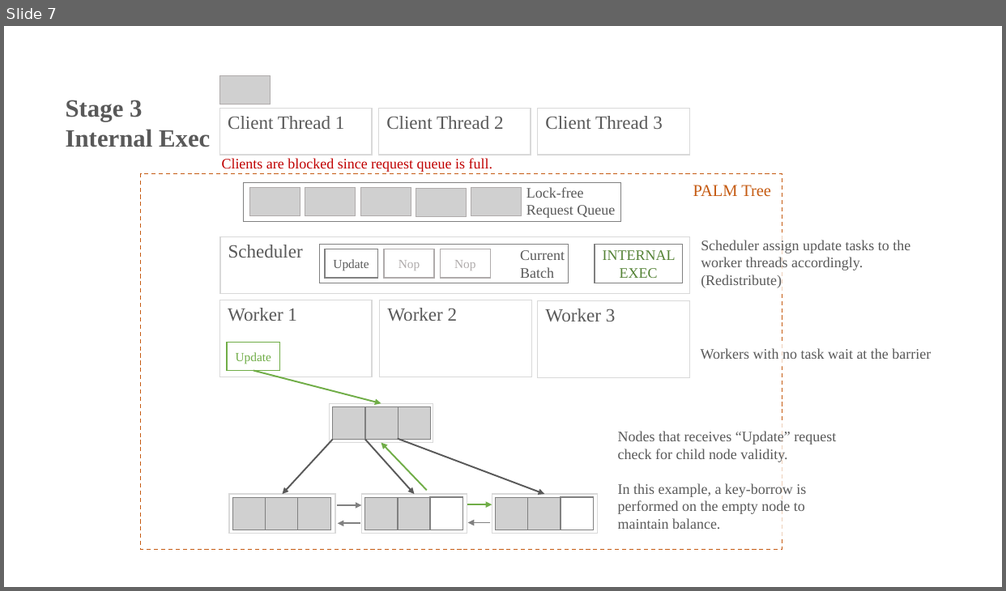
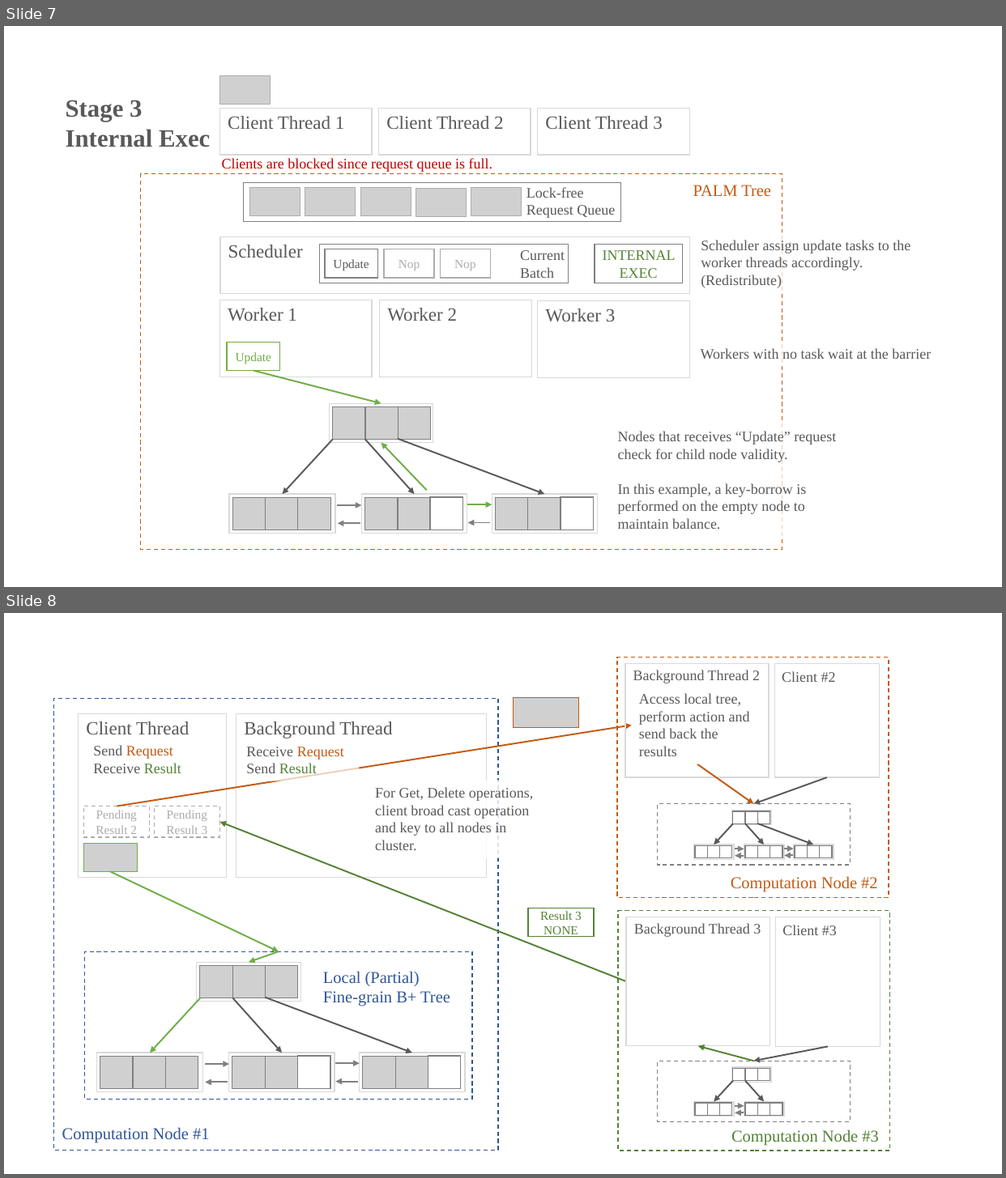
Before and after one commit to MarkChenYutian/B-plus-Forest, a slide deck: report/Presentation1.pptx. Shown one above the other, each under a label of ours: slide 7 before the commit, slides 7 and 8 after it. The pictures are 1006x591 and 1006x1178 pixels, drawn with LibreOffice and Linux fonts; fonts in the diff are those of the drawing; grey boxes stand for pictures. Boxes give left, top, right and bottom in pixels: in the first picture for what was removed or moved away, otherwise in the second. Text is boxed around its words. In the diff, an @@ line names an element or a change of style, - is before the commit and + after.

Commit message:
Add Distributed Tree Engine

```diff
--- a/report/Presentation1.pptx
+++ b/report/Presentation1.pptx
@@ slide 8 added at (x1=4, y1=613, x2=1002, y2=1174), background #FFFFFF @@
@@ rectangle added at (x1=54, y1=698, x2=499, y2=1151), outline #2F5597 1 pt dashed @@
@@ picture added at (x1=513, y1=697, x2=579, y2=728) @@
@@ group added at (x1=617, y1=658, x2=889, y2=897): 20 rectangles, 9 arrows, 4 texts @@
+Background Thread 2
+Computation Node #2
+Client #2
+Access local tree, perform action and send back the results
@@ rectangle added at (x1=78, y1=713, x2=226, y2=877), outline #D9D9D9 1 pt @@
@@ text added at (x1=86, y1=722, x2=189, y2=735), 18 pt, text #595959 @@
+Client Thread
@@ arrow added from (117, 806) to (632, 726), #C55A11 1.5 pt @@
@@ rectangle added at (x1=236, y1=713, x2=486, y2=877), outline #D9D9D9 1 pt @@
@@ text added at (x1=244, y1=722, x2=392, y2=739), 18 pt, text #595959 @@
+Background Thread
@@ text added at (x1=93, y1=745, x2=181, y2=773), 14 pt, text #595959 @@
+Send Request
+Receive Result
@@ text added at (x1=246, y1=747, x2=344, y2=777), 14 pt, text #595959 @@
+Receive Request
+Send Result
@@ rectangle added at (x1=83, y1=806, x2=149, y2=837), outline #AFABAB 1 pt dashed, 12 pt, text #AFABAB @@
+Pending
+Result 2
@@ rectangle added at (x1=155, y1=806, x2=220, y2=837), outline #AFABAB 1 pt dashed, 12 pt, text #AFABAB @@
+Pending
+Result 3
@@ text added at (x1=375, y1=787, x2=533, y2=850), 14 pt, text #595959 @@
+For Get, Delete operations, client broad cast operation and key to all nodes in cluster.
@@ arrow added from (626, 982) to (219, 822), #548235 1.5 pt @@
@@ picture added at (x1=84, y1=844, x2=138, y2=872) @@
@@ arrow added from (110, 872) to (279, 952), #70AD47 1.5 pt @@
@@ rectangle added at (x1=528, y1=908, x2=594, y2=936), outline #548235 1 pt, 12 pt, text #548235 @@
+Result 3
+NONE
@@ rectangle added at (x1=85, y1=952, x2=473, y2=1100), outline #2F5597 1 pt dashed @@
@@ arrow added from (279, 952) to (249, 963), #70AD47 1.5 pt @@
@@ group added at (x1=197, y1=963, x2=300, y2=1002): 3 pictures, 1 rectangle @@
@@ text added at (x1=323, y1=971, x2=450, y2=1007), 16 pt, text #2F5597 @@
+Local (Partial)
+Fine-grain B+ Tree
@@ arrow added from (200, 999) to (150, 1053), #70AD47 1.5 pt @@
@@ arrow added from (233, 999) to (282, 1053), #595959 1.5 pt @@
@@ arrow added from (266, 998) to (412, 1053), #595959 1.5 pt @@
@@ group added at (x1=97, y1=1053, x2=203, y2=1093): 3 pictures, 1 rectangle @@
@@ arrow added from (205, 1064) to (229, 1064), #808080 1.5 pt @@
@@ group added at (x1=229, y1=1053, x2=335, y2=1093): 2 pictures, 2 rectangles @@
@@ arrow added from (335, 1063) to (360, 1063), #808080 1.5 pt @@
@@ group added at (x1=360, y1=1053, x2=465, y2=1093): 2 pictures, 2 rectangles @@
@@ group added at (x1=619, y1=911, x2=890, y2=1152): 16 rectangles, 6 arrows, 3 texts @@
+Background Thread 3
+Computation Node #3
+Client #3
@@ arrow added from (228, 1082) to (206, 1082), #808080 1.5 pt @@
@@ arrow added from (358, 1082) to (335, 1082), #808080 1.5 pt @@
@@ text added at (x1=62, y1=1127, x2=209, y2=1144), 16 pt, text #2F5597 @@
+Computation Node #1
```
Also in this commit, not shown: 9 other files.
